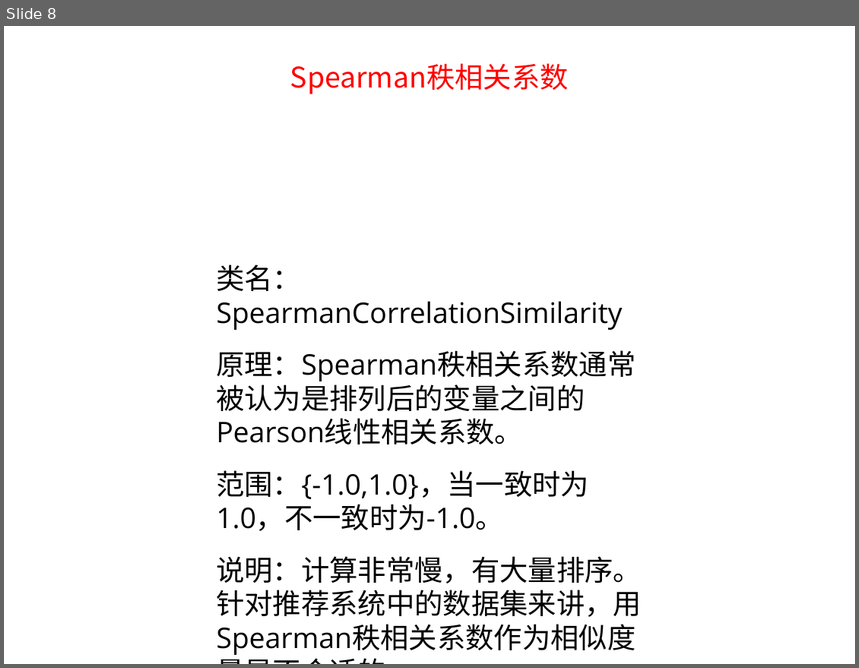
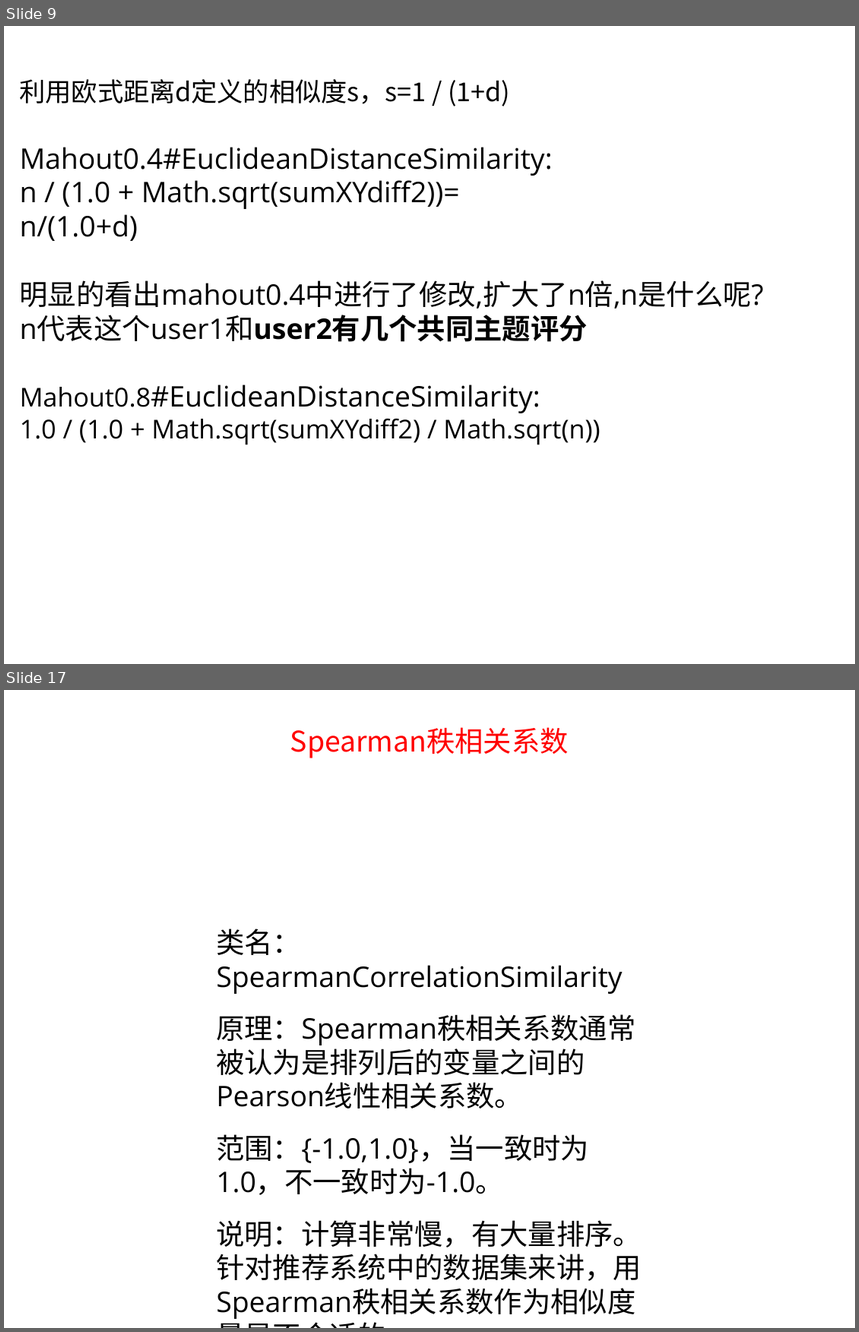
Before and after one commit to tianbaoxing/mahout-nbayes, a slide deck: doc/similarity_measure/similarity_measure.ppt. Shown one above the other, each under a label of ours: slide 8 before the commit, slides 9 and 17 after it; the slides between them are not shown. The pictures are 859x668 and 859x1332 pixels, drawn with LibreOffice and Linux fonts; fonts in the diff are those of the drawing. Boxes give left, top, right and bottom in pixels: in the first picture for what was removed or moved away, otherwise in the second. Text is boxed around its words. In the diff, an @@ line names an element or a change of style, - is before the commit and + after.

Commit message:
add some info in similarity_measure.ppt

```diff
--- a/doc/similarity_measure/similarity_measure.ppt
+++ b/doc/similarity_measure/similarity_measure.ppt
@@ slide 9 added at (4,26,855,664), background #FFFFFF @@
@@ text added at (20,79,764,446), 24 pt, text #000000 @@
+利用欧式距离d定义的相似度s，s=1 / (1+d)
+Mahout0.4#EuclideanDistanceSimilarity:
+n / (1.0 + Math.sqrt(sumXYdiff2))=
+n/(1.0+d)
+明显的看出mahout0.4中进行了修改,扩大了n倍,n是什么呢?
+n代表这个user1和user2有几个共同主题评分
+Mahout0.8#EuclideanDistanceSimilarity:
+1.0 / (1.0 + Math.sqrt(sumXYdiff2) / Math.sqrt(n))
@@ what was slide 8 is now slide 17 @@
```
Also in this commit, not shown: 3 slides changed, 10 other slides added, 3 slides removed, 2 other files.
